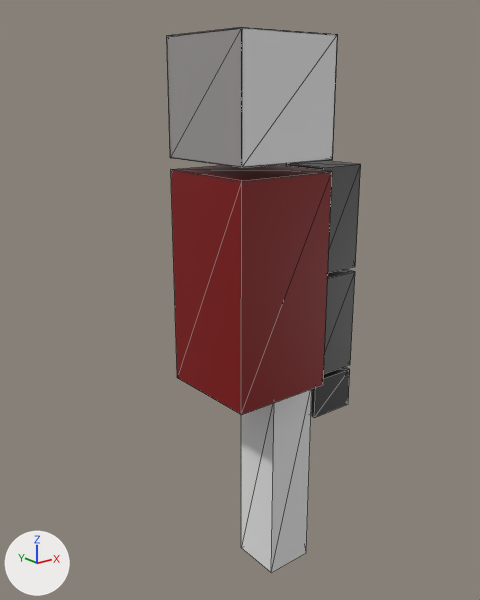
Two versions of the COLLADA model dae/guy2/guy2.dae, one commit apart.
One viewpoint serves both versions: a 50 mm camera at (-3.75, -4.54, 1.65) aimed at (-0.01, 0.13, -0.21). The axes (+X, +Y, +Z) are drawn at lower left. The lights are the same throughout. Mesh edges are drawn as thin lines. Where no turn or scale is listed for an object, it has been applied to the vertices.

The scene before the commit, as lines of its bpy script (objects in view):
```python
me_arm1_hand_geo = bpy.data.meshes.new('arm1-hand-geo')
me_arm1_hand_geo.from_pydata(...)  # a box spanning x -0.25..0.25, y -0.25..0.25, z -0.2..0.2
me_arm1_hand_geo.materials.append(mat_arm1_hand_material)  # picture img_arm_hand_png
me_arm1_tri_geo = bpy.data.meshes.new('arm1-tri-geo')
me_arm1_tri_geo.from_pydata(...)  # a box spanning x -0.25..0.25, y -0.25..0.25, z -0.75..0.25
me_arm1_tri_geo.materials.append(mat_arm1_tri_material)  # picture img_arm_tri_png
me_head_geo = bpy.data.meshes.new('head-geo')
me_head_geo.from_pydata(...)  # a box spanning x -0.5..0.5, y -0.5..0.5, z -0.5..0.5
me_head_geo.materials.append(mat_material)  # picture img_head_png
ob_arm1_hand = bpy.data.objects.new('arm1-hand', me_arm1_hand_geo)
ob_arm1_hand.location = (0.9, 0.0, -1.3)
ob_arm1_tri = bpy.data.objects.new('arm1-tri', me_arm1_tri_geo)
ob_arm1_tri.location = (0.9, 0.0, -0.3)
ob_head = bpy.data.objects.new('head', me_head_geo)
ob_head.location = (0.0, 0.0, 1.6)
# also in view: 'arm1' at (0.9, 0.0, 0.5); 'leg1' at (0.35, 0.0, -2.1); 'body' at (0.0, 0.0, 0.0)
```
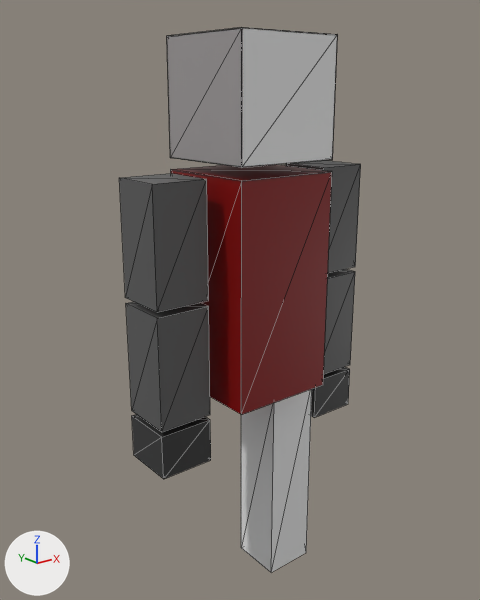
Location of each change, (x1, y1, x2, y2) in pixels of the pictures (480 x 600 px):
'arm2', added: after (119, 173, 209, 312)
'arm2-tri', added (black): after (126, 302, 210, 432)
'arm2-hand', added (black): after (132, 414, 211, 479)

What changed in the scene script:
```text
Add img_arm_hand_png_001_png:
    img_arm_hand_png_001_png = load_image('arm-hand.png.001.png', 'arm-hand.png.001.png', 1024, 1024, 'sRGB')
Add img_arm_tri_png_001_png:
    img_arm_tri_png_001_png = load_image('arm-tri.png.001.png', 'arm-tri.png.001.png', 1024, 1024, 'sRGB')
Add img_arm_base_png_001_png:
    img_arm_base_png_001_png = load_image('arm-base.png.001.png', 'arm-base.png.001.png', 1024, 1024, 'sRGB')
Add mat_arm2_hand_material:
    mat_arm2_hand_material = principled_material('arm2-hand-material')
    mat_arm2_hand_material.texture = img_arm_hand_png_001_png
    mat_arm2_hand_material.roughness = 0.44
Add mat_arm2_tri_material:
    mat_arm2_tri_material = principled_material('arm2-tri-material')
    mat_arm2_tri_material.texture = img_arm_tri_png_001_png
    mat_arm2_tri_material.roughness = 0.44
Add mat_arm2_material:
    mat_arm2_material = principled_material('arm2-material')
    mat_arm2_material.texture = img_arm_base_png_001_png
    mat_arm2_material.roughness = 0.44
Add me_arm2_hand_geo:
    me_arm2_hand_geo.from_pydata(...)  # a box spanning x -0.25..0.25, y -0.25..0.25, z -0.2..0.2
    me_arm2_hand_geo.materials.append(mat_arm2_hand_material)  # picture img_arm_hand_png_001_png
Add me_arm2_tri_geo:
    me_arm2_tri_geo.from_pydata(...)  # a box spanning x -0.25..0.25, y -0.25..0.25, z -0.75..0.25
    me_arm2_tri_geo.materials.append(mat_arm2_tri_material)  # picture img_arm_tri_png_001_png
Add me_arm2_geo:
    me_arm2_geo.from_pydata(...)  # a box spanning x -0.25..0.25, y -0.25..0.25, z -0.75..0.25
    me_arm2_geo.materials.append(mat_arm2_material)  # picture img_arm_base_png_001_png
Add ob_arm2_hand:
    ob_arm2_hand = bpy.data.objects.new('arm2-hand', me_arm2_hand_geo)
    ob_arm2_hand.location = (-0.9, 0.0, -1.3)
Add ob_arm2_tri:
    ob_arm2_tri = bpy.data.objects.new('arm2-tri', me_arm2_tri_geo)
    ob_arm2_tri.location = (-0.9, 0.0, -0.3)
Add ob_arm2:
    ob_arm2 = bpy.data.objects.new('arm2', me_arm2_geo)
    ob_arm2.location = (-0.9, 0.0, 0.75)
```
